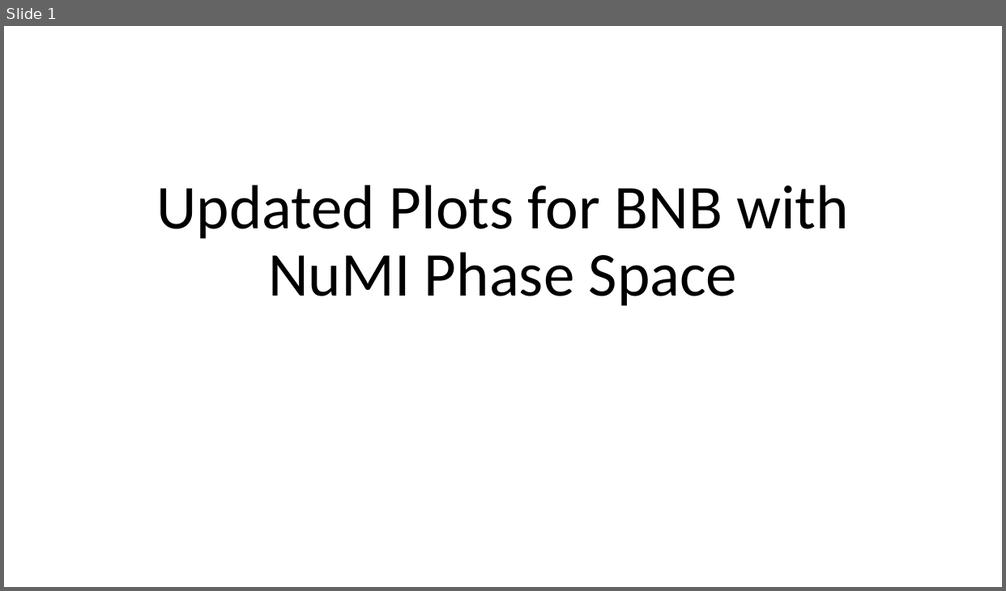
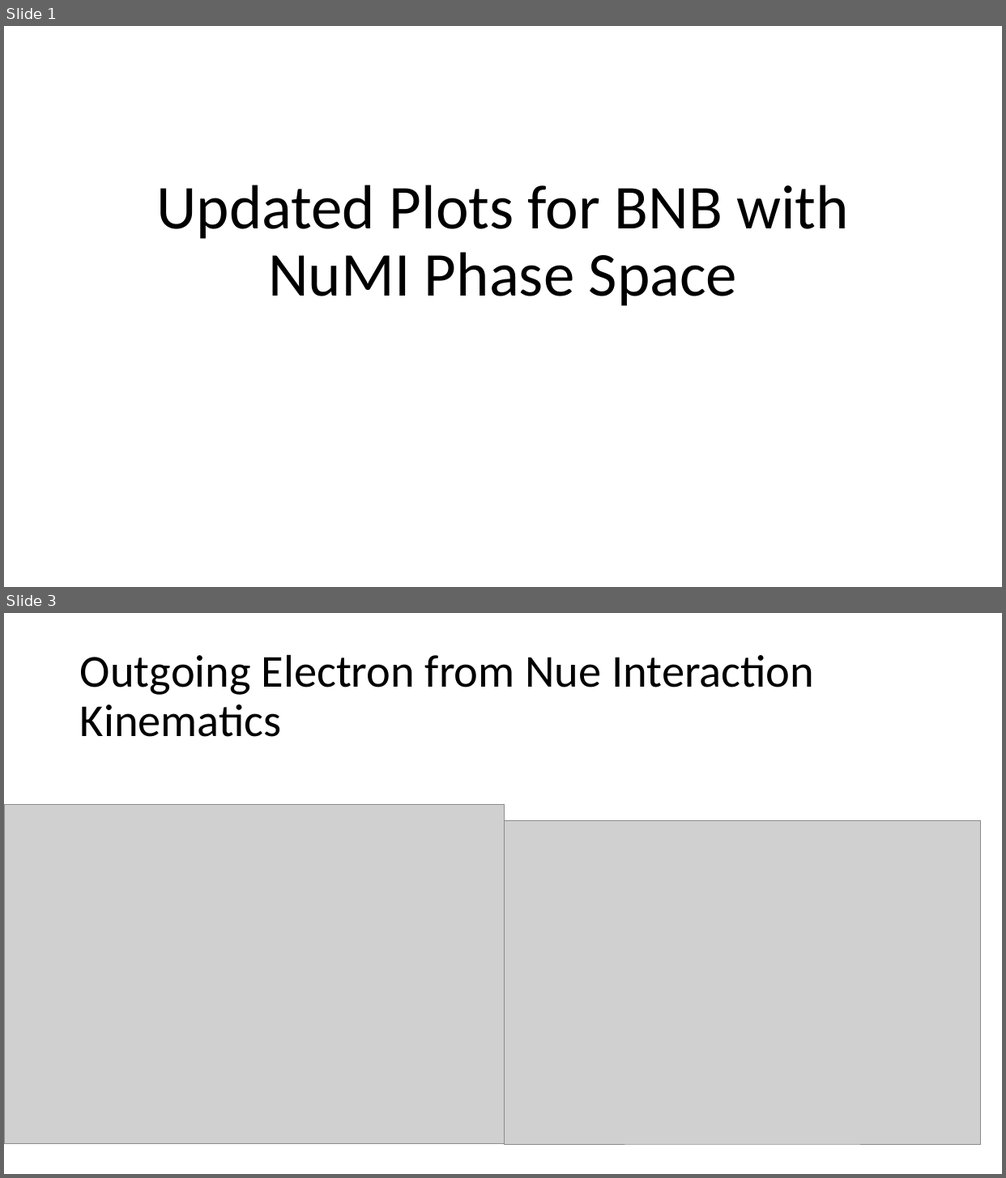
Before and after one commit to kvjmistry/NueKinematics, a slide deck: plots/Updated Phase Space Plots.pptx. Shown one above the other, each under a label of ours: slide 1 before the commit, slides 1 and 3 after it; the slides between them are not shown. The pictures are 1006x591 and 1006x1178 pixels, drawn with LibreOffice and Linux fonts; fonts in the diff are those of the drawing; grey boxes stand for pictures. Boxes give left, top, right and bottom in pixels: in the first picture for what was removed or moved away, otherwise in the second. Text is boxed around its words. In the diff, an @@ line names an element or a change of style, - is before the commit and + after.

```diff
--- a/plots/Updated Phase Space Plots.pptx
+++ b/plots/Updated Phase Space Plots.pptx
@@ slide 3 added at [4,613,1002,1174], background #FFFFFF @@
@@ title added at [80,654,814,737], 44 pt, text #000000 @@
+Outgoing Electron from Nue Interaction Kinematics
@@ picture added at [4,805,504,1144] @@
@@ picture added at [504,820,981,1144] @@
```
Also in this commit, not shown: 1 other slide added, 2 slides removed, 3 other files.
